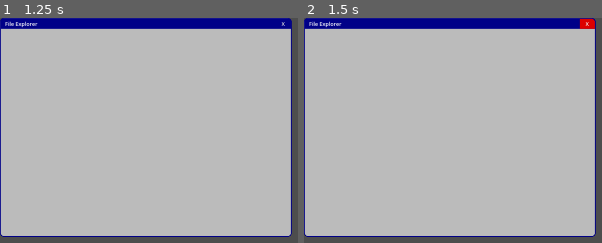
Above: before the commit, frames 1-2 (left to right).
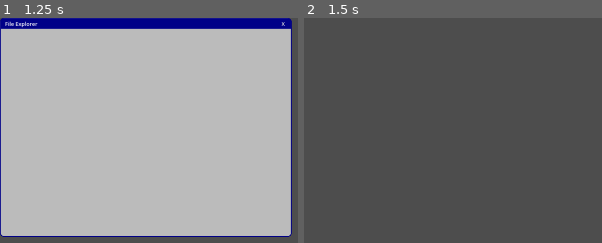
Above: after the commit, the same moments.

Repository: Wong-Kai-Lun/gamified-cybersecurity-awareness-training
Game: Godot game, scene res://game/main_game/programs/inventory/inventory.tscn
Same seed, same stepped clock (60 frames per second), same inputs: the game is played once before the commit and once after it. This scene is started directly instead of the project's main scene.
Inputs:
- Up to frame 1 (1.25 s): tap Enter at 0.5 s
- Up to frame 2 (1.5 s): click "X" at 1.25 s

Frame 1 is identical in both runs. In frame 2, 95% of the frame differs, in the area x 0-98%, y 0-98%.

Commit message:
Connect EmailClient & Settings to BaseWindow
- Now all children of BaseWindow can close (hide itself) without redundant code.

Diff:
--- /dev/null
+++ b/godot/game/main_game/programs/common/base.gd
@@ -0,0 +1,16 @@
+extends Control
+class_name BaseWindow
+
+@onready var title_bar: Control = $WindowPanel/Structure/TitleBar
+
+# Called when the node enters the scene tree for the first time.
+func _ready() -> void:
+	title_bar.close_pressed.connect(_hide)
+
+
+# Called every frame. 'delta' is the elapsed time since the previous frame.
+func _process(_delta: float) -> void:
+	pass
+
+func _hide() -> void:
+	self.hide()
--- a/godot/game/main_game/programs/common/base.tscn
+++ b/godot/game/main_game/programs/common/base.tscn
@@ -1,20 +1,7 @@
 [gd_scene load_steps=4 format=3 uid="uid://2g3m0pmsw2tv"]
 
 [ext_resource type="PackedScene" uid="uid://cukso6bnagbo1" path="res://game/main_game/programs/common/title_bar.tscn" id="1_bw0lj"]
-
-[sub_resource type="GDScript" id="GDScript_te454"]
-script/source = "extends Control
-
-
-# Called when the node enters the scene tree for the first time.
-func _ready() -> void:
-	pass
-
-
-# Called every frame. 'delta' is the elapsed time since the previous frame.
-func _process(_delta: float) -> void:
-	pass
-"
+[ext_resource type="Script" path="res://game/main_game/programs/common/base.gd" id="1_kw8q4"]
 
 [sub_resource type="StyleBoxFlat" id="StyleBoxFlat_h371b"]
 bg_color = Color(0.733333, 0.733333, 0.733333, 1)
@@ -38,7 +25,7 @@
 offset_bottom = -630.0
 grow_horizontal = 2
 grow_vertical = 2
-script = SubResource("GDScript_te454")
+script = ExtResource("1_kw8q4")
 
 [node name="WindowPanel" type="PanelContainer" parent="."]
 layout_mode = 1
--- a/godot/game/main_game/programs/email_client/email_client.gd
+++ b/godot/game/main_game/programs/email_client/email_client.gd
@@ -1,6 +1,4 @@
-extends Control
-
-@onready var title_bar: Control = $WindowPanel/Structure/TitleBar
+extends BaseWindow
 
 # ! Level Data change to set pack from selection, Game Manager !
 @onready var email_pack: EmailPack = preload("res://data/monday.tres")
@@ -26,10 +24,6 @@
 	pass
 
 
-func _hide() -> void:
-	self.hide()
-
-
 func load_email_pack(pack: EmailPack) -> void:
 	for email_data in pack.emails:
 		var incoming_email_instance := incoming_email.instantiate()
@@ -37,8 +31,10 @@
 		incoming_email_instance.setup(email_data)
 		incoming_email_instance.opened.connect(_on_email_selected)
 
+
 func _on_email_selected(email_data: EmailData) -> void:
 	if email_body_instance:
+		print("Existing email body found! Removing...")
 		email_body_instance.queue_free()
 
 	# instantiate base, inbound and outbound once, just call setup when change
--- a/godot/game/main_game/programs/settings/settings.gd
+++ b/godot/game/main_game/programs/settings/settings.gd
@@ -1,11 +1,9 @@
-extends Control
-class_name Settings
+extends BaseWindow
 
-@onready var title_bar: Control = $WindowPanel/Structure/TitleBar
 
 # Called when the node enters the scene tree for the first time.
 func _ready() -> void:
-	title_bar.close_pressed.connect(_hide)
+	super._ready()
 
 
 # Called every frame. 'delta' is the elapsed time since the previous frame.
@@ -15,7 +13,3 @@
 
 func _on_button_pressed() -> void:
 	get_tree().change_scene_to_file("res://game/level_select/level_select.tscn")
-
-
-func _hide() -> void:
-	self.hide()
--- a/godot/game/main_game/programs/settings/settings.tscn
+++ b/godot/game/main_game/programs/settings/settings.tscn
@@ -4,6 +4,17 @@
 [ext_resource type="Script" path="res://game/main_game/programs/settings/settings.gd" id="2_786u0"]
 
 [node name="Settings" instance=ExtResource("1_wo44u")]
+anchors_preset = 8
+anchor_left = 0.5
+anchor_top = 0.5
+anchor_right = 0.5
+anchor_bottom = 0.5
+offset_left = -175.0
+offset_top = -225.0
+offset_right = 175.0
+offset_bottom = 225.0
+size_flags_horizontal = 4
+size_flags_vertical = 4
 script = ExtResource("2_786u0")
 
 [node name="TitleBar" parent="WindowPanel/Structure" index="0"]
